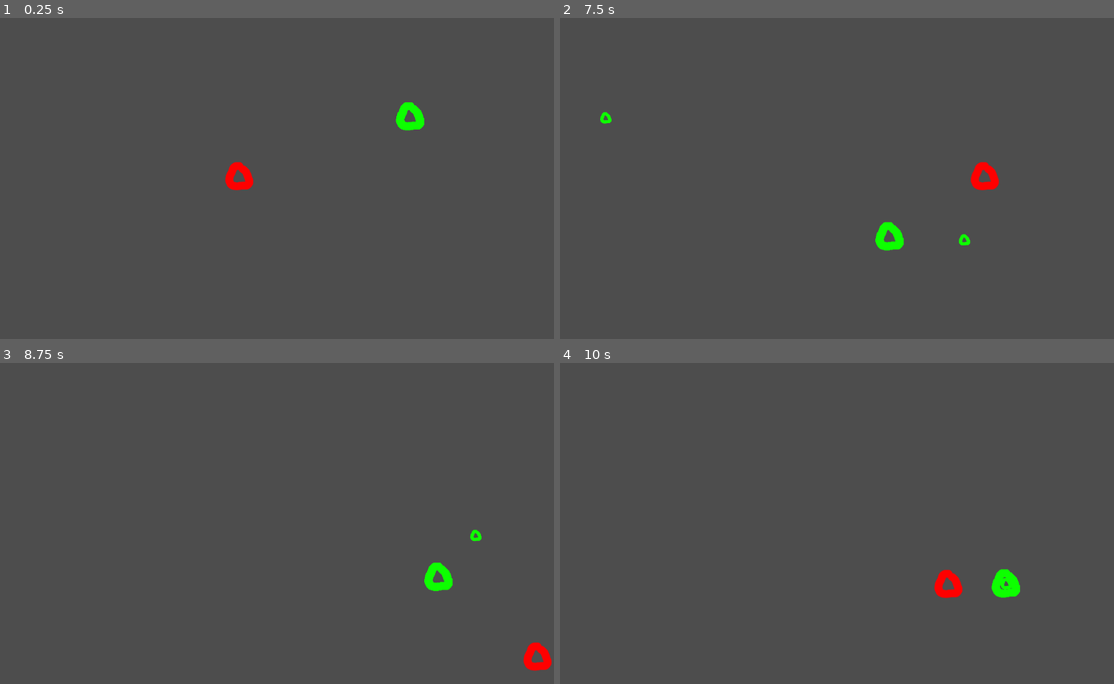
Above: before the commit, frames 1-4 (two rows, left to right).
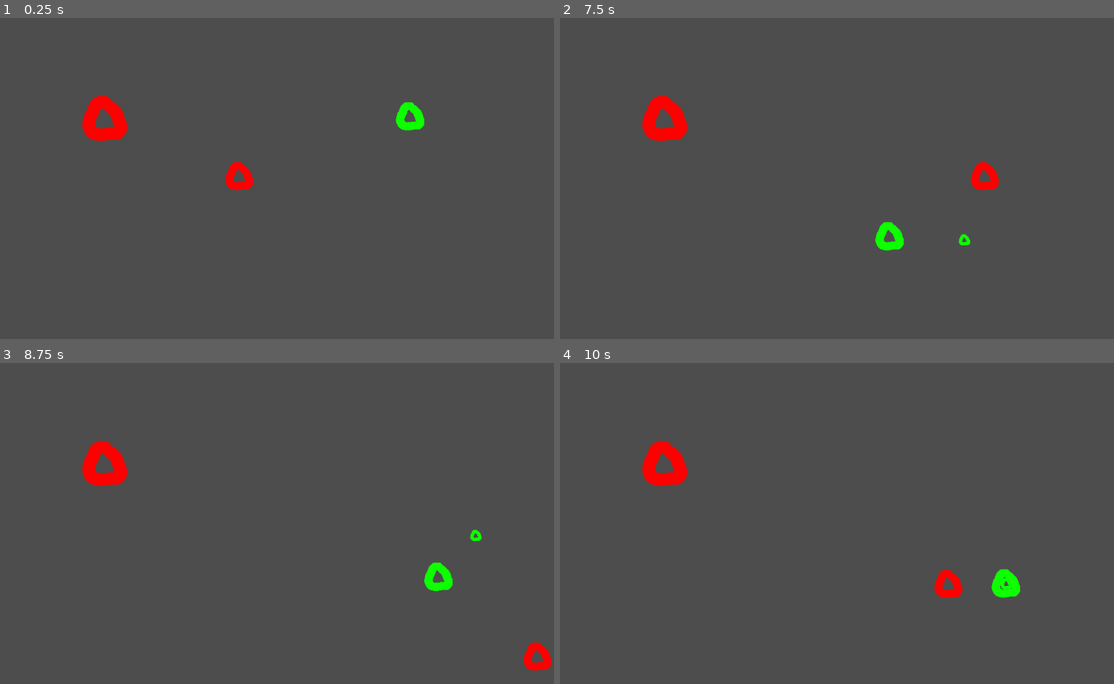
Above: after the commit, the same moments.

Repository: jaymehta-g/tower-game
Game: Godot game, scene res://level/test/devroom.tscn
Same seed, same stepped clock (60 frames per second), same inputs: the game is played once before the commit and once after it.
Inputs:
- Up to frame 1 (0.25 s): no input
- Up to frame 2 (7.5 s): tap Enter at 0.5 s; hold Right (ui_right) 0.53-1.28 s; hold Down (ui_down) 1.28-2.03 s; hold Right (ui_right) 2.03-2.78 s; hold Up (ui_up) 2.78-3.53 s; hold Left (ui_left) 3.53-5.03 s; hold Down (ui_down) 5.03-5.78 s; hold Right (ui_right) 5.78-6.53 s; hold Up (ui_up) 6.53-7.28 s; hold Right (ui_right) from 7.28 s (still down)
- Up to frame 3 (8.75 s): release Right (ui_right) at 8.03 s; hold Down (ui_down) from 8.03 s (still down)
- Up to frame 4 (10 s): release Down (ui_down) at 8.78 s; hold Left (ui_left) 8.78-9.53 s; hold Up (ui_up) from 9.53 s (still down)

The runs differ from the first frame. In frame 1, 0.8% of the frame differs, in the area x 14-24%, y 24-39%; in frame 2, 0.8%, in the area x 7-24%, y 24-39%; in frame 3, 0.8%; in frame 4, 0.8%.

Commit message:
Enemy and tower attacking sort of implemented. Component for hurtbox used. Not crashing

Diff:
--- /dev/null
+++ b/cmp/hurtbox/Hurtbox.tscn
@@ -0,0 +1,10 @@
+[gd_scene load_steps=2 format=3 uid="uid://bcq4vbl84f0q6"]
+
+[ext_resource type="Script" path="res://cmp/hurtbox/hurtbox.gd" id="1_tr403"]
+
+[node name="Hurtbox" type="Area2D"]
+collision_layer = 0
+collision_mask = 8
+script = ExtResource("1_tr403")
+
+[connection signal="body_entered" from="." to="." method="_on_body_entered"]
--- /dev/null
+++ b/cmp/hurtbox/hurtbox.gd
@@ -0,0 +1,11 @@
+extends Area2D
+class_name Hurtbox
+
+@export var listen_for_group: Groups.Names
+
+signal damaged(amount: float)
+
+func _on_body_entered(body: Node2D) -> void:
+	if body.is_in_group(Groups.group_name(listen_for_group)):
+		damaged.emit(1)
+		body.queue_free()
--- a/entity/bullet/bullet.gd
+++ b/entity/bullet/bullet.gd
@@ -3,12 +3,15 @@
 const ENEMY_MASK := 1<<3
 const FRIENDLY_MASK := 1<<4
 
+@export var group: Groups.Names
+
 var is_emeny: bool
 
-func init(vel: Vector2, enemy: bool = true) -> Bullet:
+func init(vel: Vector2, pos: Vector2, enemy: bool = true) -> Bullet:
 	velocity = vel
+	position = pos
 	is_emeny = enemy
-	collision_mask = ENEMY_MASK if enemy else FRIENDLY_MASK
+	# collision_mask = ENEMY_MASK if enemy else FRIENDLY_MASK
 	return self
 
 # Called when the node enters the scene tree for the first time.
--- a/entity/bullet/bullet.tscn
+++ b/entity/bullet/bullet.tscn
@@ -6,7 +6,7 @@
 [sub_resource type="CircleShape2D" id="CircleShape2D_nuh1m"]
 radius = 10.4403
 
-[node name="Bullet" type="CharacterBody2D" groups=["hurtful"]]
+[node name="Bullet" type="CharacterBody2D"]
 collision_layer = 8
 collision_mask = 0
 script = ExtResource("1_mx5xw")
--- /dev/null
+++ b/entity/bullet/subscenes/enemy_bullet.tscn
@@ -0,0 +1,5 @@
+[gd_scene load_steps=2 format=3 uid="uid://co536fd8qc4eh"]
+
+[ext_resource type="PackedScene" uid="uid://426yef3cr6ni" path="res://entity/bullet/bullet.tscn" id="1_idq4m"]
+
+[node name="Bullet" groups=["enemy-hurtful"] instance=ExtResource("1_idq4m")]
--- /dev/null
+++ b/entity/bullet/subscenes/friendly_bullet.tscn
@@ -0,0 +1,6 @@
+[gd_scene load_steps=2 format=3 uid="uid://cquwg7k7gfo58"]
+
+[ext_resource type="PackedScene" uid="uid://426yef3cr6ni" path="res://entity/bullet/bullet.tscn" id="1_vgxrn"]
+
+[node name="FriendlyBullet" groups=["friendly-hurtful"] instance=ExtResource("1_vgxrn")]
+modulate = Color(1, 0.270588, 1, 1)
--- a/entity/enemy/basic/enemy.gd
+++ b/entity/enemy/basic/enemy.gd
@@ -1,9 +1,20 @@
 extends CharacterBody2D
 
 @export var bullet_tscn: PackedScene
+@onready var hurtbox: Hurtbox = $Hurtbox
+
 var player_target: Player
 var move_speed: float = 200
 var avoid_distance: float = 250
+var health := 10
+
+func _ready() -> void:
+	hurtbox.damaged.connect(
+		func(amnt: int):
+			health-=1
+			if health <= 0:
+				queue_free()
+	)
 
 func _process(delta: float) -> void:
 	if not player_target: return
@@ -27,8 +38,9 @@
 
 func _on_shoot_timer_timeout() -> void:
 	if not player_target: return
-	var scene := (bullet_tscn.instantiate() as Bullet).init(
-		position.direction_to(player_target.position) * 300
+	SignalBus.add_to_scene.emit(
+		(bullet_tscn.instantiate() as Bullet).init(
+			position.direction_to(player_target.position) * 300,
+			position
+		)
 	)
-	scene.position = position
-	get_parent().add_child(scene)
--- a/entity/enemy/basic/enemy.tscn
+++ b/entity/enemy/basic/enemy.tscn
@@ -1,8 +1,9 @@
-[gd_scene load_steps=6 format=3 uid="uid://daae1kskyxk0r"]
+[gd_scene load_steps=8 format=3 uid="uid://daae1kskyxk0r"]
 
 [ext_resource type="Script" path="res://entity/enemy/basic/enemy.gd" id="1_qge0a"]
+[ext_resource type="PackedScene" uid="uid://co536fd8qc4eh" path="res://entity/bullet/subscenes/enemy_bullet.tscn" id="2_ohyf8"]
 [ext_resource type="Texture2D" uid="uid://stwjfkug0a14" path="res://entity/enemy/basic/proart.png" id="2_q75sc"]
-[ext_resource type="PackedScene" uid="uid://426yef3cr6ni" path="res://entity/bullet/bullet.tscn" id="2_s7plp"]
+[ext_resource type="PackedScene" uid="uid://bcq4vbl84f0q6" path="res://cmp/hurtbox/Hurtbox.tscn" id="4_vnybk"]
 
 [sub_resource type="CircleShape2D" id="CircleShape2D_8q58f"]
 radius = 31.0483
@@ -10,12 +11,15 @@
 [sub_resource type="CircleShape2D" id="CircleShape2D_sqqgh"]
 radius = 188.13
 
+[sub_resource type="CircleShape2D" id="CircleShape2D_csr00"]
+radius = 42.107
+
 [node name="Enemy" type="CharacterBody2D" groups=["enemy"]]
 position = Vector2(864, 199)
 collision_layer = 4
 collision_mask = 17
 script = ExtResource("1_qge0a")
-bullet_tscn = ExtResource("2_s7plp")
+bullet_tscn = ExtResource("2_ohyf8")
 
 [node name="Sprite2D" type="Sprite2D" parent="."]
 texture = ExtResource("2_q75sc")
@@ -23,16 +27,23 @@
 [node name="CollisionShape2D" type="CollisionShape2D" parent="."]
 shape = SubResource("CircleShape2D_8q58f")
 
-[node name="Sight" type="Area2D" parent="."]
+[node name="Vision" type="Area2D" parent="."]
 collision_layer = 0
 collision_mask = 2
 
-[node name="CollisionShape2D" type="CollisionShape2D" parent="Sight"]
+[node name="CollisionShape2D" type="CollisionShape2D" parent="Vision"]
 shape = SubResource("CircleShape2D_sqqgh")
 debug_color = Color(1, 1, 1, 0.0352941)
 
 [node name="ShootTimer" type="Timer" parent="."]
 autostart = true
 
-[connection signal="body_entered" from="Sight" to="." method="_on_sight_body_entered"]
+[node name="Hurtbox" parent="." instance=ExtResource("4_vnybk")]
+listen_for_group = 3
+
+[node name="CollisionShape2D" type="CollisionShape2D" parent="Hurtbox"]
+shape = SubResource("CircleShape2D_csr00")
+debug_color = Color(0.972549, 0.133333, 0.25098, 0.419608)
+
+[connection signal="body_entered" from="Vision" to="." method="_on_sight_body_entered"]
 [connection signal="timeout" from="ShootTimer" to="." method="_on_shoot_timer_timeout"]
--- a/entity/player/player.tscn
+++ b/entity/player/player.tscn
@@ -3,7 +3,7 @@
 [ext_resource type="Texture2D" uid="uid://dejpw4wkoqys2" path="res://entity/player/proart.png" id="1_e5gy2"]
 [ext_resource type="Script" path="res://entity/player/player.gd" id="1_fh6cx"]
 [ext_resource type="Resource" uid="uid://c1jmd2pyd15s1" path="res://entity/player/default.tres" id="2_el713"]
-[ext_resource type="Script" path="res://entity/player/hurtbox.gd" id="4_i8fa1"]
+[ext_resource type="PackedScene" uid="uid://bcq4vbl84f0q6" path="res://cmp/hurtbox/Hurtbox.tscn" id="4_o2irx"]
 
 [sub_resource type="RectangleShape2D" id="RectangleShape2D_bhw4r"]
 size = Vector2(64, 64)
@@ -24,14 +24,9 @@
 [node name="Pro Art" type="Sprite2D" parent="."]
 texture = ExtResource("1_e5gy2")
 
-[node name="Hurtbox" type="Area2D" parent="."]
-collision_layer = 0
-collision_mask = 12
-script = ExtResource("4_i8fa1")
+[node name="Hurtbox" parent="." instance=ExtResource("4_o2irx")]
+listen_for_group = 4
 
 [node name="CollisionShape2D" type="CollisionShape2D" parent="Hurtbox"]
 shape = SubResource("CircleShape2D_3vdk8")
-debug_color = Color(0.968627, 0, 0.47451, 0.419608)
-
-[connection signal="body_entered" from="Hurtbox" to="Hurtbox" method="_on_body_entered"]
-[connection signal="damaged" from="Hurtbox" to="." method="_on_hurtbox_damaged"]
+debug_color = Color(0.996078, 0, 0.156863, 0.419608)
--- /dev/null
+++ b/entity/tower/tower.gd
@@ -0,0 +1,34 @@
+extends Node2D
+
+@export var bullet_scn: PackedScene
+
+@onready var vision: Area2D = $Vision
+@onready var shoot_timer: Timer = $ShootTimer
+
+# Nullable
+func get_closest_seen_enemy() -> Node2D:
+	var bodies := vision.get_overlapping_bodies()
+	var closest: Node2D
+	var best_dist_sq := 99999.9
+	if bodies.size() == 0: return null
+	closest = bodies[0]
+	for body in bodies:
+		if body.position.distance_squared_to(position) < best_dist_sq:
+			closest = body
+	return closest
+
+func _on_shoot_timer_timeout() -> void:
+	var target := get_closest_seen_enemy()
+	if not target:
+		shoot_timer.stop()
+		return
+	SignalBus.add_to_scene.emit(
+		(bullet_scn.instantiate() as Bullet).init(
+			position.direction_to(target.position) * 500,
+			position
+		)
+	)
+
+func _on_vision_body_entered(body: Node2D) -> void:
+	if shoot_timer.is_stopped():
+		shoot_timer.start()
--- /dev/null
+++ b/entity/tower/tower.tscn
@@ -0,0 +1,41 @@
+[gd_scene load_steps=7 format=3 uid="uid://bw5dfsfgyh6cy"]
+
+[ext_resource type="Texture2D" uid="uid://dejpw4wkoqys2" path="res://entity/player/proart.png" id="1_q24dj"]
+[ext_resource type="Script" path="res://entity/tower/tower.gd" id="1_yqjif"]
+[ext_resource type="PackedScene" uid="uid://cquwg7k7gfo58" path="res://entity/bullet/subscenes/friendly_bullet.tscn" id="2_lm7fn"]
+[ext_resource type="PackedScene" uid="uid://bcq4vbl84f0q6" path="res://cmp/hurtbox/Hurtbox.tscn" id="4_cyqym"]
+
+[sub_resource type="CircleShape2D" id="CircleShape2D_pgi2e"]
+radius = 354.683
+
+[sub_resource type="CircleShape2D" id="CircleShape2D_ay0p1"]
+radius = 36.4966
+
+[node name="Tower" type="Node2D"]
+script = ExtResource("1_yqjif")
+bullet_scn = ExtResource("2_lm7fn")
+
+[node name="Sprite2D" type="Sprite2D" parent="."]
+scale = Vector2(1.6, 1.6)
+texture = ExtResource("1_q24dj")
+
+[node name="Vision" type="Area2D" parent="."]
+collision_layer = 0
+collision_mask = 4
+
+[node name="CollisionShape2D" type="CollisionShape2D" parent="Vision"]
+shape = SubResource("CircleShape2D_pgi2e")
+debug_color = Color(1, 1, 1, 0.160784)
+
+[node name="ShootTimer" type="Timer" parent="."]
+wait_time = 0.3
+
+[node name="Hurtbox" parent="." instance=ExtResource("4_cyqym")]
+listen_for_group = 4
+
+[node name="CollisionShape2D" type="CollisionShape2D" parent="Hurtbox"]
+shape = SubResource("CircleShape2D_ay0p1")
+debug_color = Color(0.976471, 0, 0.423529, 0.419608)
+
+[connection signal="body_entered" from="Vision" to="." method="_on_vision_body_entered"]
+[connection signal="timeout" from="ShootTimer" to="." method="_on_shoot_timer_timeout"]
--- a/entity/player/hurtbox.gd
+++ b/level/test/devroom.gd
@@ -1,16 +1,11 @@
-extends Area2D
-signal damaged(amount: float)
+extends Node2D
+
 
 # Called when the node enters the scene tree for the first time.
 func _ready() -> void:
-	pass # Replace with function body.
+	SignalBus.add_to_scene.connect(add_child)
 
 
 # Called every frame. 'delta' is the elapsed time since the previous frame.
 func _process(delta: float) -> void:
 	pass
-
-func _on_body_entered(body: Node2D) -> void:
-	if body.is_in_group(&"hurtful"):
-		damaged.emit(1)
-		body.queue_free()
--- a/level/test/devroom.tscn
+++ b/level/test/devroom.tscn
@@ -1,10 +1,16 @@
-[gd_scene load_steps=3 format=3 uid="uid://bgoyrvsoq0jdy"]
+[gd_scene load_steps=5 format=3 uid="uid://bgoyrvsoq0jdy"]
 
+[ext_resource type="Script" path="res://level/test/devroom.gd" id="1_4yj2k"]
 [ext_resource type="PackedScene" uid="uid://dft383e7e1pvk" path="res://entity/player/player.tscn" id="1_w86af"]
 [ext_resource type="PackedScene" uid="uid://daae1kskyxk0r" path="res://entity/enemy/basic/enemy.tscn" id="2_4ylr8"]
+[ext_resource type="PackedScene" uid="uid://bw5dfsfgyh6cy" path="res://entity/tower/tower.tscn" id="4_mpk0m"]
 
 [node name="Devroom" type="Node2D"]
+script = ExtResource("1_4yj2k")
 
 [node name="Player" parent="." instance=ExtResource("1_w86af")]
 
 [node name="Enemy" parent="." instance=ExtResource("2_4ylr8")]
+
+[node name="Tower" parent="." instance=ExtResource("4_mpk0m")]
+position = Vector2(250, 204)
--- a/project.godot
+++ b/project.godot
@@ -15,13 +15,17 @@
 config/features=PackedStringArray("4.2", "GL Compatibility")
 config/icon="res://icon.svg"
 
+[autoload]
+
+SignalBus="*res://util/signal_bus.gd"
+Groups="*res://util/groups.gd"
+
 [layer_names]
 
 2d_physics/layer_1="Level"
 2d_physics/layer_2="Player"
 2d_physics/layer_3="Enemy"
 2d_physics/layer_4="Hurtful"
-2d_physics/layer_5="FriendlyHurtful"
 
 [rendering]
 
--- /dev/null
+++ b/util/groups.gd
@@ -0,0 +1,21 @@
+"""
+Contains constant group names to avoid string reliance
+and prevent misspelling errors
+"""
+extends Node
+enum Names {
+	PLAYER,
+	ENEMY,
+	FRIEND,
+	FRIEND_HURTFUL,
+	ENEMY_HURTFUL,
+}
+const _NAMES := [
+	"player",
+	"enemy",
+	"friend",
+	"friendly-hurtful",
+	"enemy-hurtful",
+]
+func group_name(key: int):
+	return _NAMES[key]
--- /dev/null
+++ b/util/signal_bus.gd
@@ -0,0 +1,3 @@
+extends Node
+
+signal add_to_scene(node: Node)
